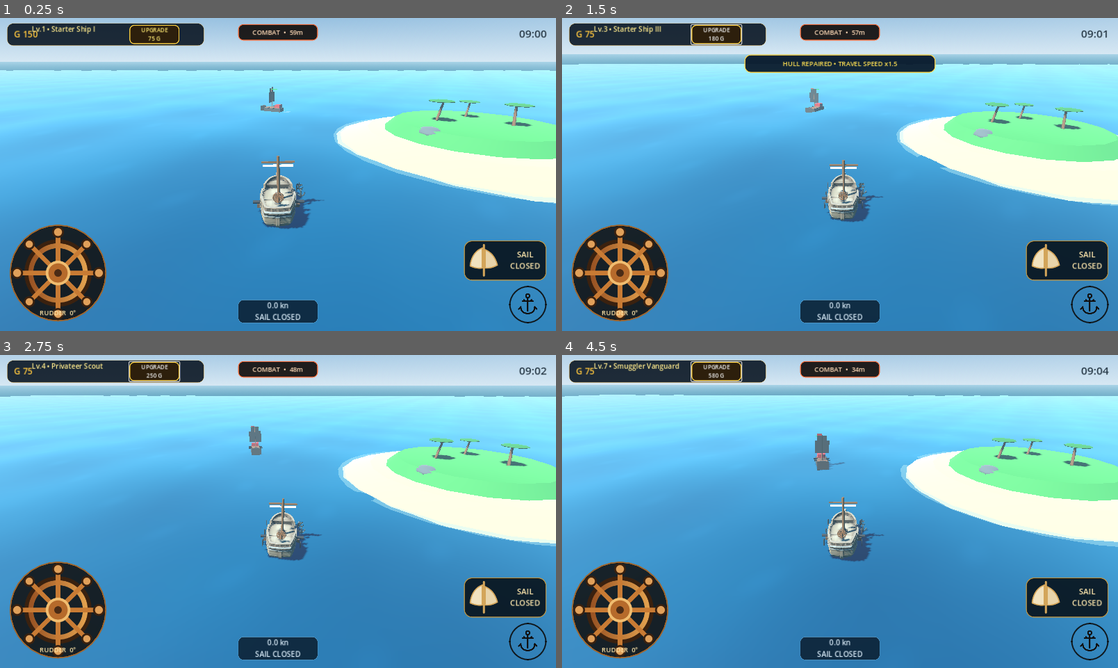
Above: before the commit, frames 1-4 (two rows, left to right).
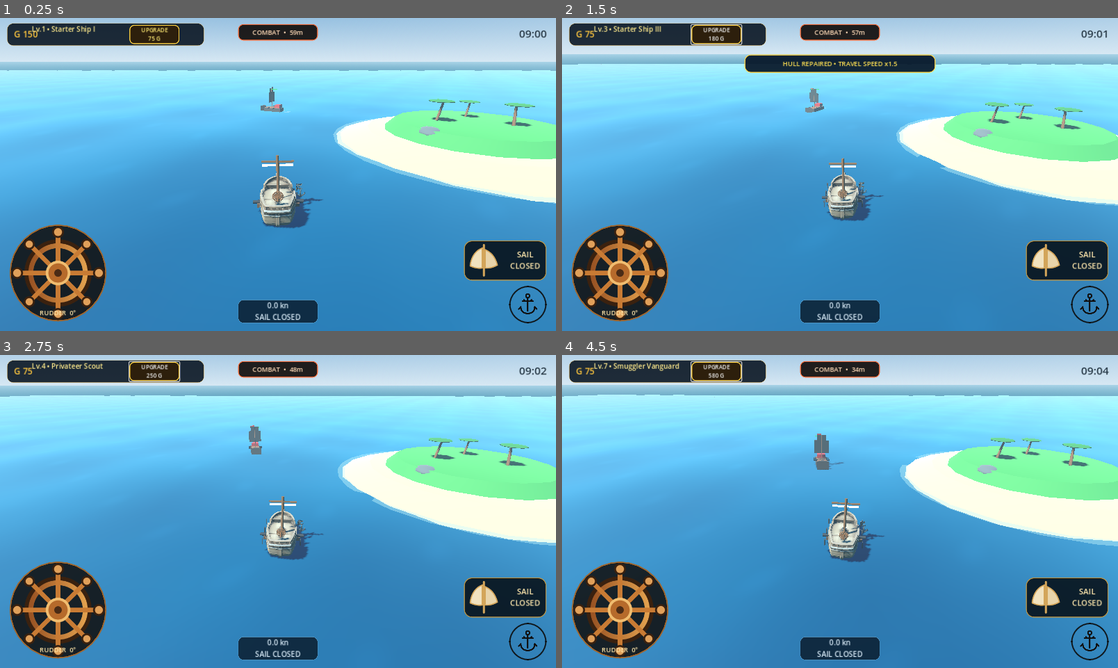
Above: after the commit, the same moments.

Repository: za99405com-ui/Pirate-Seasonline
Game: Godot game, scene res://scenes/world/world.tscn
Same seed, same stepped clock (60 frames per second), same inputs: the game is played once before the commit and once after it.
Inputs:
- Up to frame 1 (0.25 s): no input
- Up to frame 2 (1.5 s): click "UPGRADE 75 G" at 0.5 s; click "UPGRADE 120 G" at 1.25 s
- Up to frame 3 (2.75 s): click "UPGRADE 180 G" at 2 s
- Up to frame 4 (4.5 s): click "UPGRADE 250 G" at 2.75 s; click "UPGRADE 340 G" at 3.5 s; click "UPGRADE 450 G" at 4.25 s

The runs differ from the first frame. In frame 1, 0.6% of the frame differs, in the area x 1-100%, y 16-68%; in frame 2, 0.7%; in frame 3, 1.0%; in frame 4, 1.0%, in the area x 0-100%, y 12-67%.

Commit message:
Implement real wave buoyancy, slow sailing and front-starboard rope tension with natural bow swing

Diff:
--- a/godot_game/scripts/player/player_ship.gd
+++ b/godot_game/scripts/player/player_ship.gd
@@ -9,7 +9,7 @@
 @export_group("Navigation")
 @export var max_speed: float = 10.0
 @export var acceleration: float = 3.8
-@export var deceleration: float = 2.6
+@export var deceleration: float = 1.4
 @export var turn_speed: float = 1.5
 @export var sail_response: float = 1.2
 @export var rudder_response: float = 3.5
@@ -38,6 +38,7 @@
 var _travel_progress: float = 0.0
 var _last_position: Vector3 = Vector3.ZERO
 var _wave_time: float = 0.0
+var _anchor_yaw_velocity: float = 0.0
 
 @onready var visuals: Node3D = $Visuals
 @onready var modular_visuals: ModularShipVisuals = $Visuals/ModularShipVisuals
@@ -60,46 +61,33 @@
 	anchor_deployed = anchor_rig.is_deployed()
 	anchor_set = anchor_rig.is_set()
 	if anchor_deployed:
-		# The boat CONTINUES MOVING just after dropping the anchor. Its speed
-		# bleeds off gradually as the rope pays out, rather than freezing.
-		var drag: float = deceleration * (2.15 if anchor_set else 1.65)
+		# Continue coasting during the anchor throw; this is a heavy ship,
+		# not a motorboat with an instant stop button.
+		var drag: float = 0.95 if not anchor_set else 1.65
 		current_forward_speed = move_toward(current_forward_speed, 0.0, drag * delta)
 		velocity = -global_transform.basis.z * current_forward_speed
 		velocity.y = 0.0
-		if current_forward_speed > 0.02:
+		if current_forward_speed > 0.015:
 			move_and_slide()
-
 		if anchor_set:
-			var pivot: Vector3 = anchor_rig.get_pivot()
-			anchor_point = pivot
-			pivot.y = global_position.y
-			var relative: Vector3 = global_position - pivot
-			var reach: float = anchor_rig.get_rope_reach()
-			var horiz: float = Vector2(relative.x, relative.z).length()
-			if horiz > reach and horiz > 0.001:
-				# Hard stop only at full rope extension; the visual line still
-				# runs from the vessel to the anchored point.
-				global_position = pivot + relative * (reach / horiz)
-				current_forward_speed = minf(current_forward_speed, 0.15)
-			if sail_power > 0.05 and absf(smoothed_rudder) > 0.015:
-				# World-space orbit around the anchored point, NOT on-the-spot
-				# spin. This still works after the ship has coasted to a stop.
-				var turn_amount: float = -smoothed_rudder * turn_speed * 0.62 * sail_power * delta
-				var around: Vector3 = global_position - pivot
-				global_position = pivot + around.rotated(Vector3.UP, turn_amount)
-				rotation.y += turn_amount
+			_apply_anchor_tension(delta)
 	else:
+		_anchor_yaw_velocity = 0.0
 		var desired_speed: float = sail_power * max_speed * lerpf(1.0, travel_speed_multiplier, travel_blend)
 		current_forward_speed = move_toward(
 			current_forward_speed, desired_speed,
 			(acceleration if desired_speed > current_forward_speed else deceleration) * delta
 		)
-		if absf(current_forward_speed) > 0.1:
-			rotation.y -= smoothed_rudder * turn_speed * clampf(current_forward_speed / maxf(max_speed, 0.1), 0.15, 1.0) * delta
+		if current_forward_speed > 0.06:
+			rotation.y -= smoothed_rudder * turn_speed * clampf(
+				current_forward_speed / maxf(max_speed, 0.1), 0.12, 1.0) * delta
 		velocity = -global_transform.basis.z * current_forward_speed
 		velocity.y = 0.0
 		move_and_slide()
 
+	# Four separate wave samples apply buoyancy to the *boat*, not just to
+	# the animated water texture. Rope holder follows these visual motions.
+	_update_buoyancy(delta)
 	anchor_rig.update_anchor(delta)
 	anchor_deployed = anchor_rig.is_deployed()
 	anchor_set = anchor_rig.is_set()
@@ -107,9 +95,70 @@
 		anchor_point = anchor_rig.get_pivot()
 	_update_travel(delta)
 	modular_visuals.animate_ship(delta, sail_level > 0, smoothed_rudder)
-	_wave_time += delta * 1.7
-	visuals.position.y = sin(_wave_time) * 0.08
-	visuals.rotation.z = sin(_wave_time * 1.1) * 0.024
+
+func _apply_anchor_tension(delta: float) -> void:
+	var pivot: Vector3 = anchor_rig.get_pivot()
+	anchor_point = pivot
+	var attachment: Vector3 = anchor_rig.get_attachment_position()
+	var direction: Vector3 = pivot - attachment
+	direction.y = 0.0
+	var separation: float = direction.length()
+	if separation < 0.001:
+		return
+	var reach: float = anchor_rig.get_rope_reach()
+	var tether_vector: Vector3 = direction / separation
+	var overstretch: float = maxf(0.0, separation - reach)
+
+	if overstretch > 0.0:
+		# Pull the front-right ATTACHMENT point toward the dropped anchor.
+		# Correction is rate-limited so the bow swings, not teleports.
+		var correction: float = minf(overstretch, (0.85 + overstretch * 2.8) * delta)
+		global_position += tether_vector * correction
+		current_forward_speed = move_toward(current_forward_speed, 0.0, 1.9 * delta)
+		var lever_arm: Vector3 = attachment - global_position
+		lever_arm.y = 0.0
+		# Torque around the vessel center depends on the side of the bow
+		# that carries the rope. No fake "rotate in place" anchored mode.
+		var y_torque: float = lever_arm.cross(tether_vector).y
+		_anchor_yaw_velocity += clampf(y_torque * overstretch * 2.4, -3.1, 3.1) * delta
+	elif sail_power > 0.1:
+		# A little wind fills any spare rope; the vessel then naturally
+		# pulls sideways at the bow as the tether becomes taut.
+		global_position += -global_transform.basis.z * sail_power * 0.46 * delta
+
+	# Helm input still influences the swing, without pulling the anchor
+	# itself along with the hull.
+	if sail_power > 0.05:
+		_anchor_yaw_velocity -= smoothed_rudder * 0.44 * sail_power * delta
+	_anchor_yaw_velocity = clampf(_anchor_yaw_velocity, -1.5, 1.5)
+	rotation.y += _anchor_yaw_velocity * delta
+	_anchor_yaw_velocity *= exp(-1.12 * delta)
+
+func _wave_at(local_point: Vector3) -> float:
+	var world: Node = get_parent()
+	if world and world.has_method("get_wave_height"):
+		return float(world.call("get_wave_height", to_global(local_point)))
+	# Fallback for headless player-only tests (without a world node).
+	return sin(_wave_time + local_point.x * 0.5 - local_point.z * 0.22) * 0.12
+
+func _update_buoyancy(delta: float) -> void:
+	_wave_time += delta * 0.55
+	var bow: float = _wave_at(Vector3(0.0, 0.0, -2.95))
+	var stern: float = _wave_at(Vector3(0.0, 0.0, 2.95))
+	var starboard: float = _wave_at(Vector3(1.7, 0.0, -0.5))
+	var port: float = _wave_at(Vector3(-1.7, 0.0, -0.5))
+	var surface: float = (bow + stern + starboard + port) * 0.25
+	var buoyancy_lerp: float = minf(1.0, delta * 4.0)
+	visuals.position.y = lerpf(visuals.position.y, surface + 0.18, buoyancy_lerp)
+	var pitch: float = clampf(atan2(bow - stern, 5.9) * 1.55, -0.18, 0.18)
+	var roll: float = clampf(atan2(starboard - port, 3.4) * 1.9, -0.21, 0.21)
+	visuals.rotation.x = lerp_angle(visuals.rotation.x, pitch, minf(1.0, delta * 3.0))
+	visuals.rotation.z = lerp_angle(visuals.rotation.z, roll, minf(1.0, delta * 3.0))
+	if not anchor_deployed and current_forward_speed < 0.8:
+		var world: Node = get_parent()
+		if world and world.has_method("get_wave_push"):
+			var drift: Vector2 = world.call("get_wave_push", global_position)
+			global_position += Vector3(drift.x, 0.0, drift.y) * delta
 
 func set_rudder_input(value: float) -> void:
 	rudder_input = clampf(value, -1.0, 1.0)
